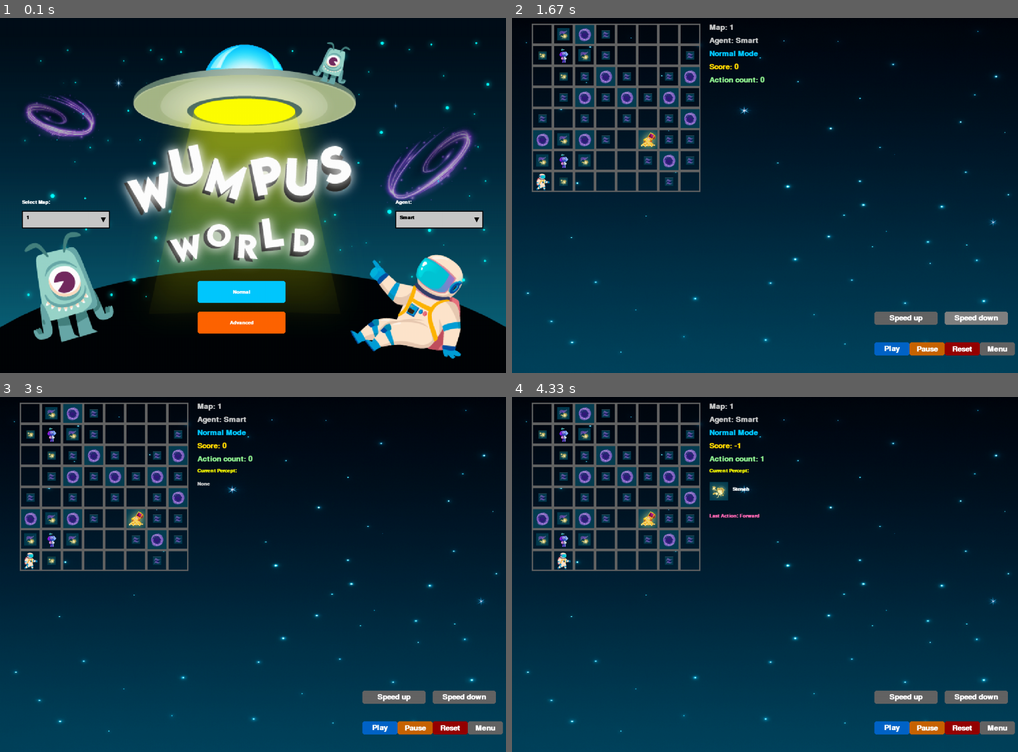
Above: before the commit, frames 1-4 (two rows, left to right).
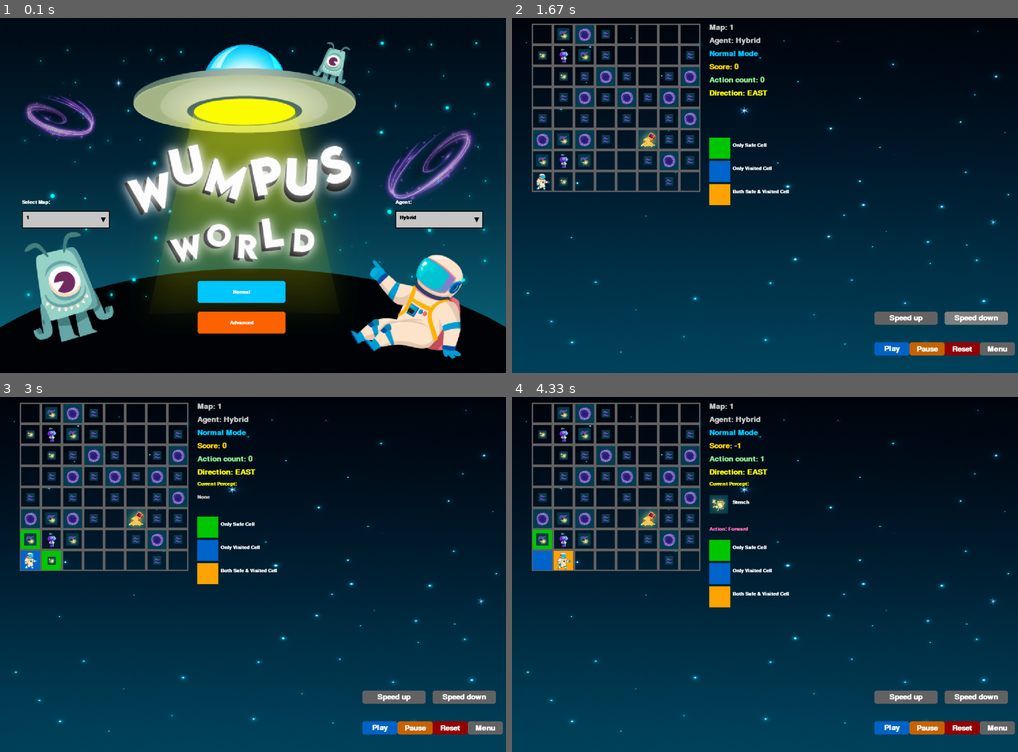
Above: after the commit, the same moments.

Repository: quangdat2511/ai-project-02
Game: pygame game, started from main.py
Same seed, same stepped clock (60 frames per second), same inputs: the game is played once before the commit and once after it.
Inputs (mouse positions are in pixels of both pictures, inside the frame that each line leads up to):
- Up to frame 1 (0.1 s): no input
- Up to frame 2 (1.67 s): click "Normal" at 0.38 s; click "Play" at 0.72 s; click (608, 142) at 1.05 s; click (952, 319) at 1.38 s
- Up to frame 3 (3 s): click (263, 453) at 1.72 s; click "Play" at 2.55 s; click (182, 499) at 2.88 s
- Up to frame 4 (4.33 s): click "Normal Mode" at 3.72 s

The runs differ from the first frame. In frame 1, less than 0.1% of the frame differs, in the area x 79-83%, y 55-57%; in frame 2, 1.2%; in frame 3, 1.8%; in frame 4, 2.3%, in the area x 4-55%, y 5-60%.

Commit message:
update UI

Diff:
--- a/gui/config.py
+++ b/gui/config.py
@@ -53,3 +53,6 @@
 BG_COLOR = (240, 240, 240)  # xám nhạt
 TEXT_COLOR = (0, 0, 0)      # đen
 HOVER_COLOR = (200, 200, 255)  # xanh nhạt khi hover
+COLOR_SAFE_ONLY = (0, 200, 0)       # Xanh lá đậm – an toàn
+COLOR_VISITED_ONLY = (0, 102, 204)  # Xanh dương đậm – đã đi qua
+COLOR_SAFE_AND_VISITED = (255, 165, 0)  # Cam – vừa an toàn vừa đã đi qua
--- a/gui/game_manager.py
+++ b/gui/game_manager.py
@@ -10,12 +10,12 @@
         self.images: Dict[str, pygame.Surface] = {}
         self.fonts: Dict[str, pygame.font.Font] = {}
         self.maps: List[str] = ["1", "2", "3", "4", "5", "Random"]
-        self.agents: List[str] = ["Smart", "Random"]
+        self.agents: List[str] = ["Hybrid", "Random"]
         self.load_assets()
         # game state
         self.current_state = "selecting"
         self.is_running = True
-        self.selected_agent = "Smart"
+        self.selected_agent = "Hybrid"
         self.selected_map = "1"
     def load_assets(self):
         try:
@@ -145,6 +145,26 @@
                     CELL_SIZE
                 )
                 pygame.draw.rect(surface, GRID_COLOR, rect, 3)
+                if agent is not None and hasattr(agent, "inference_engine"):
+                    visited_cells = getattr(agent.inference_engine, "visited", set())
+                    not_has_wumpus = getattr(agent.inference_engine, "not_has_wumpus", set())
+                    not_has_pit = getattr(agent.inference_engine, "not_has_pit", set())
+
+                    safe_cells = not_has_wumpus & not_has_pit  # giao 2 tập
+
+                    # Chọn màu theo trạng thái
+                    if (x, y) in visited_cells and (x, y) in safe_cells:
+                        color = COLOR_SAFE_AND_VISITED  # xanh lá nhạt
+                    elif (x, y) in safe_cells:
+                        color = COLOR_SAFE_ONLY  # vàng nhạt
+                    elif (x, y) in visited_cells:
+                        color = COLOR_VISITED_ONLY  # xanh dương nhạt
+                    else:
+                        color = None
+
+                    if color:
+                        visited_rect = pygame.Rect(rect.x + 2, rect.y + 2, rect.width - 4, rect.height - 4)
+                        pygame.draw.rect(surface, color, visited_rect)
                 if agent is not None and agent.position == (x, y):
                     if agent.direction == Direction.NORTH:
                         img = self.get_image('agent_up')
@@ -245,11 +265,17 @@
                 True,
                 COLOR_SCORE
             )
-
+            # Direction
+            direction_text = font_large.render(
+                f"Direction: {agent.direction.name}",
+                True,
+                (255, 255, 0)  # màu vàng nổi bật
+            )
             # Vẽ các thông tin khác
             surface.blit(mode_text, (score_x, score_y + 60))
             surface.blit(score_text, (score_x, score_y + 90))
             surface.blit(action_count_text, (score_x, score_y + 120))
+            surface.blit(direction_text, (score_x, score_y + 150))
             # print(type(agent))
             # print(isinstance(agent, Agent))
             # Percept
@@ -270,14 +296,14 @@
                         percept_list.append(("Scream", self.get_image('scream')))
 
                     title_text = font_normal.render("Current Percept:", True, COLOR_PERCEPT_TITLE)
-                    surface.blit(title_text, (score_x, score_y + 150))
+                    surface.blit(title_text, (score_x, score_y + 180))
 
                     if not percept_list:
                         none_text = font_normal.render("None", True, COLOR_PERCEPT_NONE)
-                        surface.blit(none_text, (score_x, score_y + 180))
+                        surface.blit(none_text, (score_x, score_y + 210))
                     else:
                         for i, (label, img) in enumerate(percept_list):
-                            y_pos = score_y + 180 + i * (CELL_SIZE + 5)
+                            y_pos = score_y + 210 + i * (CELL_SIZE + 5)
                             if img:
                                 surface.blit(img, (score_x, y_pos))
                             label_text = font_normal.render(label, True, (255, 255, 255))
@@ -286,8 +312,25 @@
             # Last action
             if current_action is not None:
                 action_text = font_normal.render(
-                    f"Last Action: {current_action.value}",
+                    f"Action: {current_action.value}",
                     True,
                     COLOR_LAST_ACTION
                 )
-                surface.blit(action_text, (score_x, score_y + 180 + len(percept_list) * (CELL_SIZE + 5) + 20))
+                surface.blit(action_text, (score_x, score_y + 210 + len(percept_list) * (CELL_SIZE + 5) + 20))
+                # === Legend cho màu ô ===
+            legend_start_y = score_y + 260 + len(percept_list) * (CELL_SIZE + 5)
+
+            # 1. Ô Safe (chỉ an toàn)
+            pygame.draw.rect(surface, COLOR_SAFE_ONLY, (score_x, legend_start_y, CELL_SIZE, CELL_SIZE))
+            surface.blit(font_normal.render("Only Safe Cell", True, (255, 255, 255)),
+                        (score_x + CELL_SIZE + 5, legend_start_y + CELL_SIZE // 4))
+
+            # 2. Ô Visited (chỉ đã đi qua)
+            pygame.draw.rect(surface, COLOR_VISITED_ONLY, (score_x, legend_start_y + CELL_SIZE + 5, CELL_SIZE, CELL_SIZE))
+            surface.blit(font_normal.render("Only Visited Cell", True, (255, 255, 255)),
+                        (score_x + CELL_SIZE + 5, legend_start_y + CELL_SIZE + 5 + CELL_SIZE // 4))
+
+            # 3. Ô Safe & Visited (cả an toàn và đã đi qua)
+            pygame.draw.rect(surface, COLOR_SAFE_AND_VISITED, (score_x, legend_start_y + 2*(CELL_SIZE + 5), CELL_SIZE, CELL_SIZE))
+            surface.blit(font_normal.render("Both Safe & Visited Cell", True, (255, 255, 255)),
+                        (score_x + CELL_SIZE + 5, legend_start_y + 2*(CELL_SIZE + 5) + CELL_SIZE // 4))
--- a/gui/gameplay_screen.py
+++ b/gui/gameplay_screen.py
@@ -72,7 +72,7 @@
         self.input_box_P = InputBox(indent + 200, input_y, 80, 30, text='', font=self.small_font)
 
 
-    def initialize(self, advanced_mode: bool = True, selected_map: str = "Random", selected_agent: str = "Smart"):
+    def initialize(self, advanced_mode: bool = True, selected_map: str = "Random", selected_agent: str = "Hybrid"):
         # Lấy giá trị người dùng nhập (nếu có)
         def get_input_value(input_box, default):
             try:
@@ -116,7 +116,7 @@
             raise ValueError(f"Invalid selected_map value: {selected_map}")
 
         # Khởi tạo Agent
-        if selected_agent == "Smart":
+        if selected_agent == "Hybrid":
             self.agent = Agent(K=self.environment.K, is_moving_wumpus=self.environment.advanced_mode)
         elif selected_agent == "Random":
             self.agent = RandomAgent()
@@ -133,14 +133,10 @@
             self.is_paused = not self.is_paused
 
     def reset_animation(self):
-        # N = self.input_box_N.get_value(default=8)
-        # K = self.input_box_K.get_value(default=2)
-        # P = self.input_box_P.get_value(default=0.2)
-
         self.initialize(
             self.environment.advanced_mode,
             selected_map=self.game_manager.selected_map,
-            selected_agent="Smart" if isinstance(self.agent, Agent) else "Random"
+            selected_agent="Hybrid" if isinstance(self.agent, Agent) else "Random"
         )
         self.is_animating = False
         self.is_paused = False
Not shown, changed: README.md
